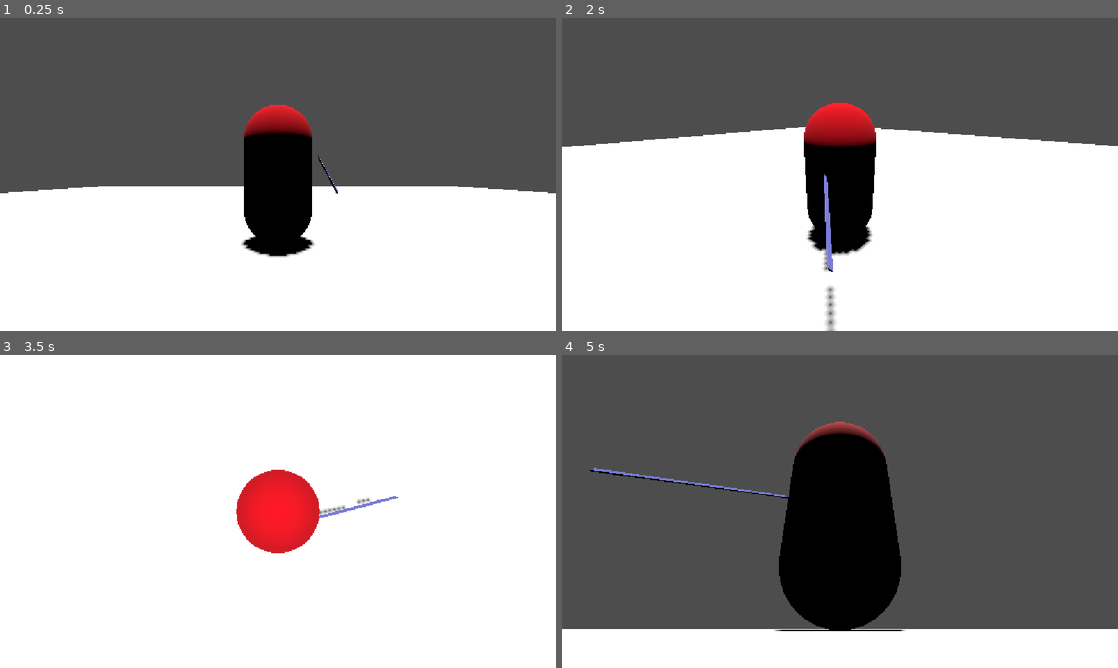
Above: before the commit, frames 1-4 (two rows, left to right).
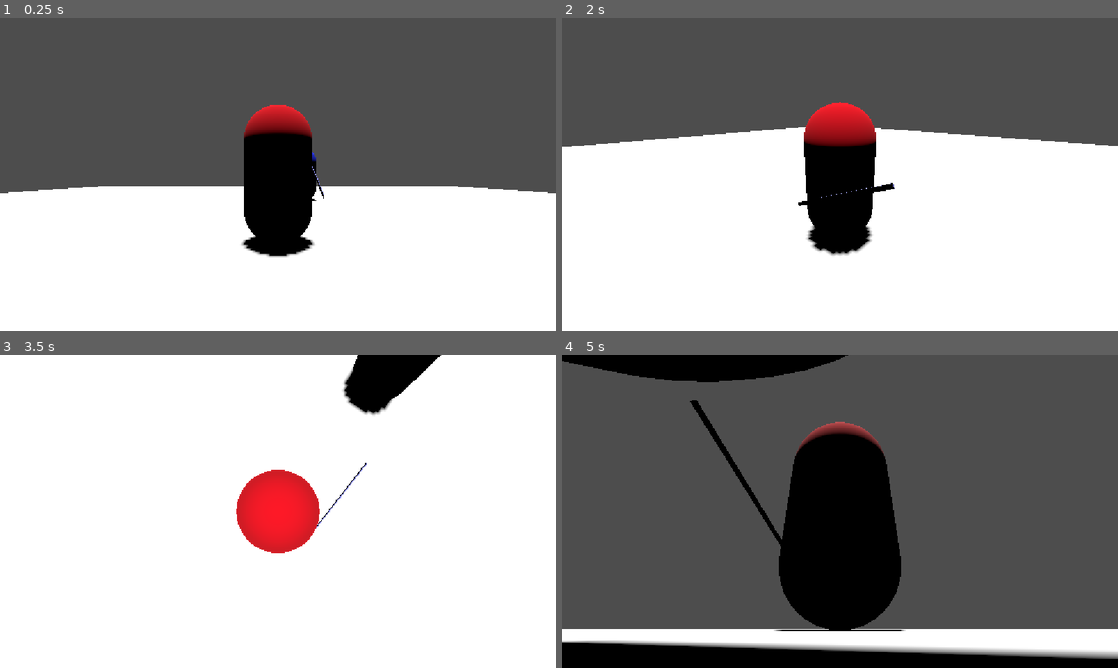
Above: after the commit, the same moments.

Repository: Gabaghooul/Dark-of-Curseness
Game: Godot game, scene res://main.tscn
The game is run twice, just before and just after one commit, with the same random seed, the same clock (stepped at 60 frames per second) and the same inputs.
Inputs (mouse positions are in pixels of both pictures, inside the frame that each line leads up to):
- Up to frame 1 (0.25 s): no input
- Up to frame 2 (2 s): tap Enter at 0.5 s; move the mouse to (962, 158) at 0.52 s; hold D (move_right) 0.53-1.28 s; click (962, 158) at 0.6 s; move the mouse to (728, 190) at 1.27 s; hold S (move_back) from 1.28 s (still down); click (728, 190) at 1.35 s
- Up to frame 3 (3.5 s): move the mouse to (333, 442) at 2.02 s; release S (move_back) at 2.03 s; hold D (move_right) 2.03-2.78 s; click (333, 442) at 2.1 s; move the mouse to (250, 574) at 2.77 s; hold W (move_forward) from 2.78 s (still down); click (250, 574) at 2.85 s
- Up to frame 4 (5 s): move the mouse to (1006, 558) at 3.52 s; release W (move_forward) at 3.53 s; hold A (move_left) from 3.53 s (still down); click (1006, 558) at 3.6 s; move the mouse to (673, 464) at 4.27 s; click (673, 464) at 4.35 s

The runs differ from the first frame. In frame 1, 0.2% of the frame differs, in the area x 56-61%, y 42-59%; in frame 2, 0.6%; in frame 3, 2.4%; in frame 4, 11%, in the area x 0-100%, y 0-100%.

Commit message:
Interruption logic for combos

Diff:
--- a/health.gd
+++ b/health.gd
@@ -11,9 +11,9 @@
 
 func take_damage(damage):
 	if hp > 0:
-		emit_signal("hurt")
 		hp -= damage
 		print("Entity hit: ", hp, "/", max_hp)
 		if hp <= 0:
 			print("Entity dead")
 			emit_signal("death")
+		emit_signal("hurt")
--- a/main.tscn
+++ b/main.tscn
@@ -32,3 +32,6 @@
 
 [node name="Enemy" parent="." unique_id=1772175341 instance=ExtResource("2_0xm2m")]
 transform = Transform3D(1, 0, 0, 0, 1, 0, 0, 0, 1, 0, 1, -6)
+
+[node name="Enemy2" parent="." unique_id=971501073 instance=ExtResource("2_0xm2m")]
+transform = Transform3D(-4.371139e-08, 0, -1, 0, 1, 0, 1, 0, -4.371139e-08, 1, 1, -5)
--- a/player.gd
+++ b/player.gd
@@ -69,6 +69,7 @@
 func hurt():
 	state = "HURT"
 	$AnimationPlayer.play("Hurt")
+	$WeaponSlot/Weapon.interrupted()
 
 func death():
 	#game over
--- a/weapon.gd
+++ b/weapon.gd
@@ -28,6 +28,12 @@
 	combo_stage = 0
 	$VisualPivot/Hitbox.set_deferred("monitoring", false)
 	emit_signal("animation_finished")
+	$AnimationPlayer.play("RESET")
+
+func interrupted():
+	combo_stage = 0
+	$VisualPivot/Hitbox.set_deferred("monitoring", false)
+	$AnimationPlayer.play("RESET")
 
 func _on_hitbox_area_entered(area: Area3D) -> void:
 	var enemy = area.get_parent().get_parent()
--- a/weapon.tscn
+++ b/weapon.tscn
@@ -61,7 +61,7 @@
 
 [sub_resource type="Animation" id="Animation_8xwfw"]
 resource_name = "swing2"
-length = 0.4
+length = 0.5
 tracks/0/type = "rotation_3d"
 tracks/0/imported = false
 tracks/0/enabled = true
@@ -99,7 +99,7 @@
 
 [sub_resource type="Animation" id="Animation_3fy1u"]
 resource_name = "swing3"
-length = 0.4
+length = 0.5
 tracks/0/type = "rotation_3d"
 tracks/0/imported = false
 tracks/0/enabled = true
@@ -144,7 +144,7 @@
 script = ExtResource("1_swcir")
 
 [node name="VisualPivot" type="Node3D" parent="." unique_id=1922229995]
-transform = Transform3D(0.9999999, 0, 0, 0, 0.9999997, 0, 0, 0, 1, 0.21948794, 0.12961727, 0)
+transform = Transform3D(0.9999999, 0, 0, 0, 0.9999997, 0, 0, 0, 1, 0, 0, 0)
 
 [node name="Hitbox" type="Area3D" parent="VisualPivot" unique_id=1175507382]
 transform = Transform3D(0.99999994, 0, 0, 0, 0.9999998, 0, 0, 0, 0.9999999, 0, 0, 0)
